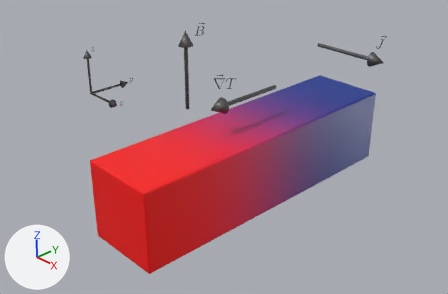
A saved change to the Blender file Thesis/figures/setup2.blend.
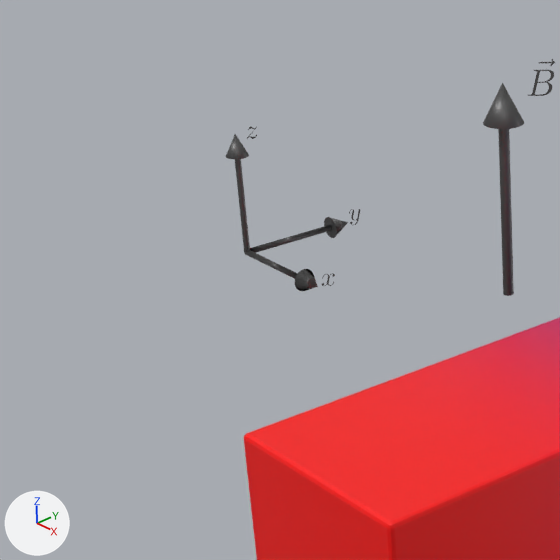
Old and new are each drawn from the file's camera 'Camera' and again close up on the part from 0% to 46% of the width and 0% to 70% of the height. Every picture has the same lights, and +X, +Y and +Z are marked at lower left.
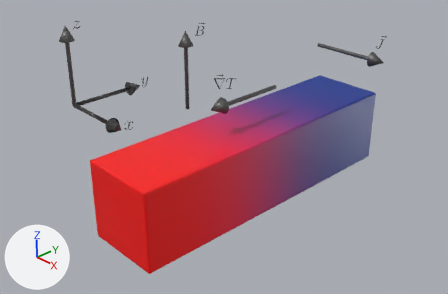
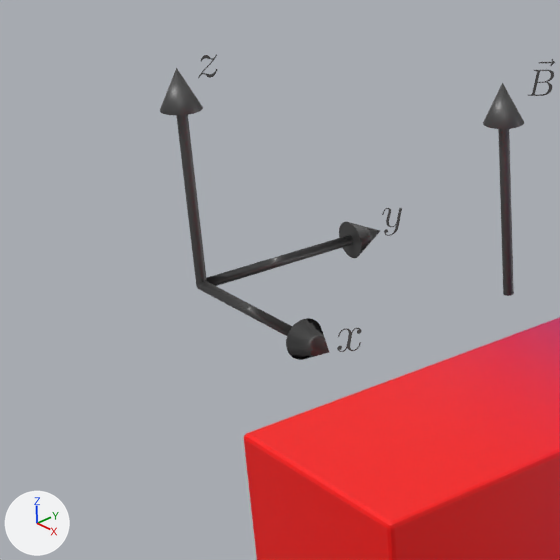
What differs and where, as boxes [x1, y1, x2, y2] in the close-ups (560 x 560 px):
```json
{"object": "Cylinder.003", "change": "moved, rescaled", "before": [226, 134, 348, 291], "after": [160, 68, 380, 360], "on screen": "80% wider, 85% taller"}
{"object": "path9097", "change": "moved, rescaled", "before": [349, 209, 360, 225], "after": [382, 208, 402, 236], "on screen": "75% wider, 71% taller"}
{"object": "path3044", "change": "moved, rescaled", "before": [322, 273, 335, 286], "after": [337, 328, 362, 352], "on screen": "86% wider, 79% taller"}
{"object": "path5091", "change": "moved, rescaled", "before": [247, 126, 257, 139], "after": [198, 54, 217, 78], "on screen": "82% wider, 79% taller"}
```

Edits to the scene script, one JSON object a line:
```json
{"op": "set", "path": "ob_cylinder_003.location", "old": "(-3.85, -2.1, 1.24)", "new": "(-4.25, -2.41, 0.86)"}
{"op": "set", "path": "ob_cylinder_003.scale", "old": "(0.0291, 0.0291, 0.493)", "new": "(0.0531, 0.0531, 0.899)"}
{"op": "set", "path": "ob_path3044.location", "old": "(-2.6, -2.01, 1.3)", "new": "(-1.96, -2.25, 0.97)"}
{"op": "set", "path": "ob_path3044.scale", "old": "(0.549, 0.549, 0.549)", "new": "(1.0, 1.0, 1.0)"}
{"op": "set", "path": "ob_path9097.location", "old": "(-3.84, -0.81, 1.28)", "new": "(-4.23, -0.06, 0.94)"}
{"op": "set", "path": "ob_path9097.scale", "old": "(0.549, 0.549, 0.549)", "new": "(1.0, 1.0, 1.0)"}
{"op": "set", "path": "ob_path5091.location", "old": "(-3.76, -1.97, 2.44)", "new": "(-4.09, -2.17, 3.06)"}
{"op": "set", "path": "ob_path5091.scale", "old": "(0.549, 0.549, 0.549)", "new": "(1.0, 1.0, 1.0)"}
```
